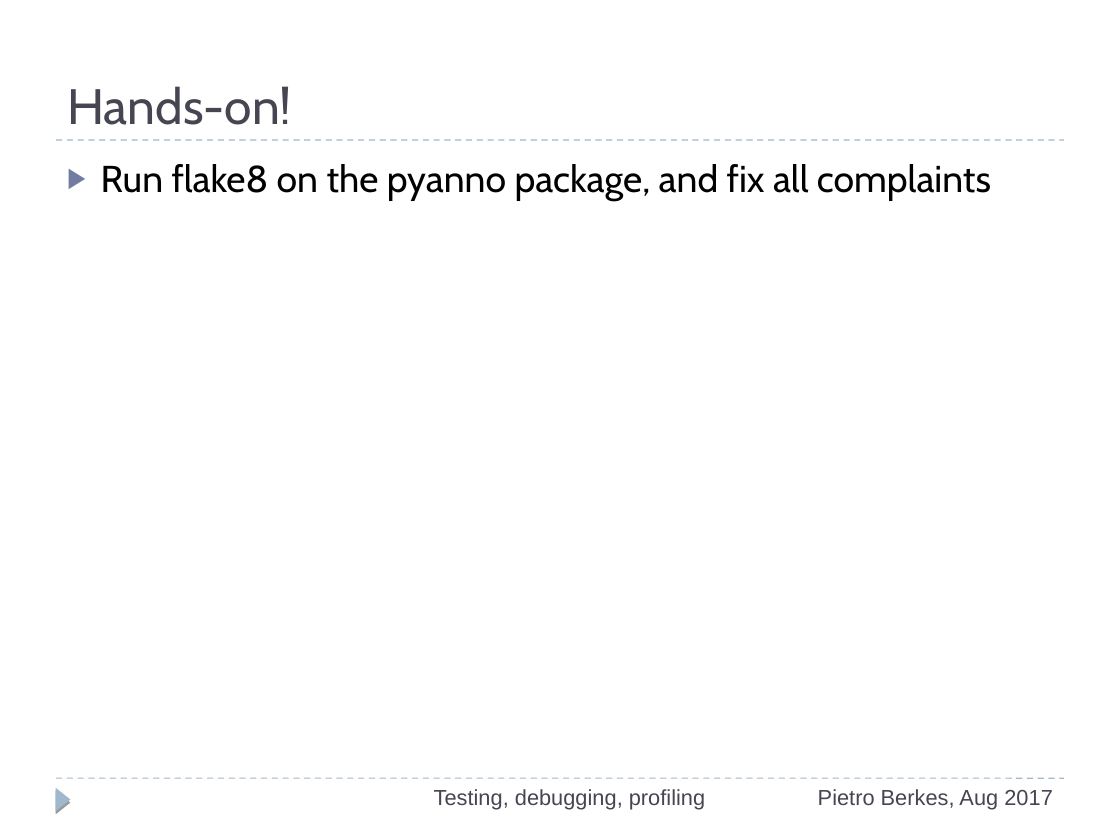
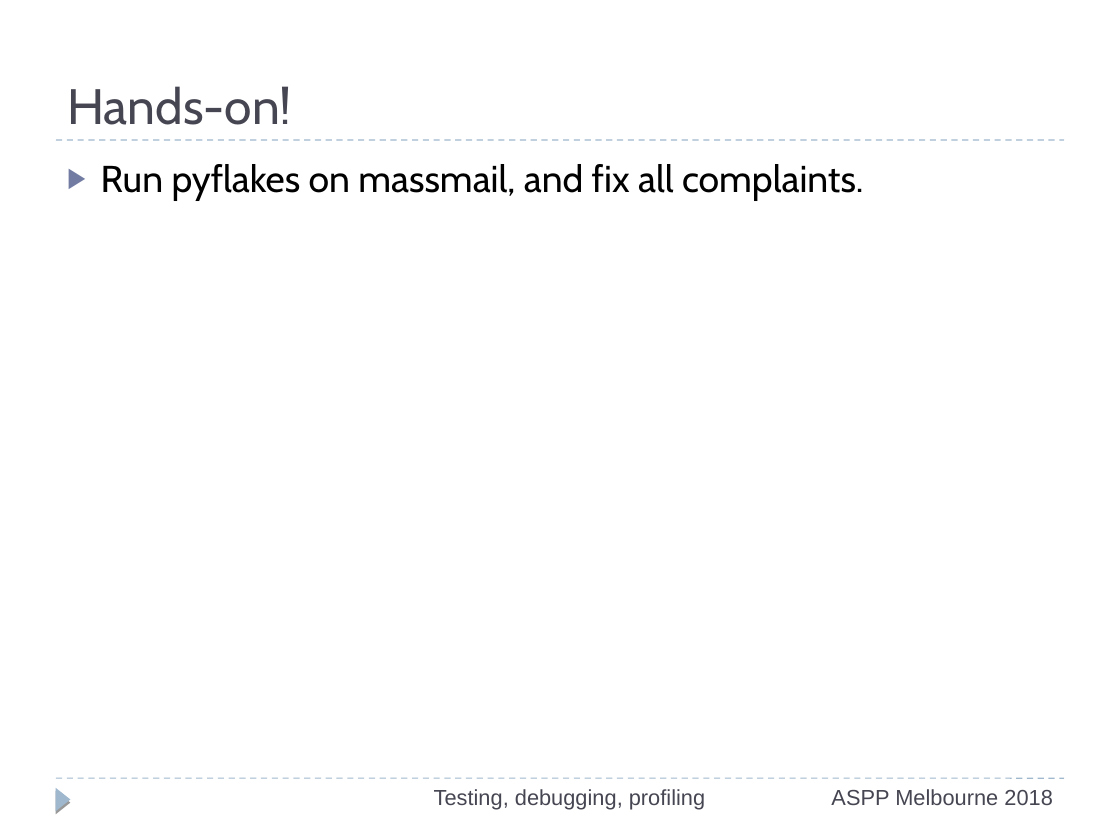
Before and after one commit to ASPP/testing_debugging_profiling, a slide deck: slide 77 of testing-debugging-profiling.odp. Drawn at 1120x840 pixels with LibreOffice and Linux fonts; fonts in the diff are those of the drawing. Boxes give left, top, right and bottom in pixels: in the first picture for what was removed or moved away, otherwise in the second. Text is boxed around its words. In the diff, an @@ line names an element or a change of style, - is before the commit and + after.

```diff
--- a/testing-debugging-profiling.odp
+++ b/testing-debugging-profiling.odp
@@ text at <box>101,164,864,200</box>: text changed @@
-▶ Run flake8 on the pyanno package, and fix all complaints
+▶ Run pyflakes on massmail, and fix all complaints.
@@ text at <box>831,789,1052,805</box>: text changed @@
-Pietro Berkes, Aug 2017
+ASPP Melbourne 2018
```
Also in this commit, not shown: 48 other slides changed.
